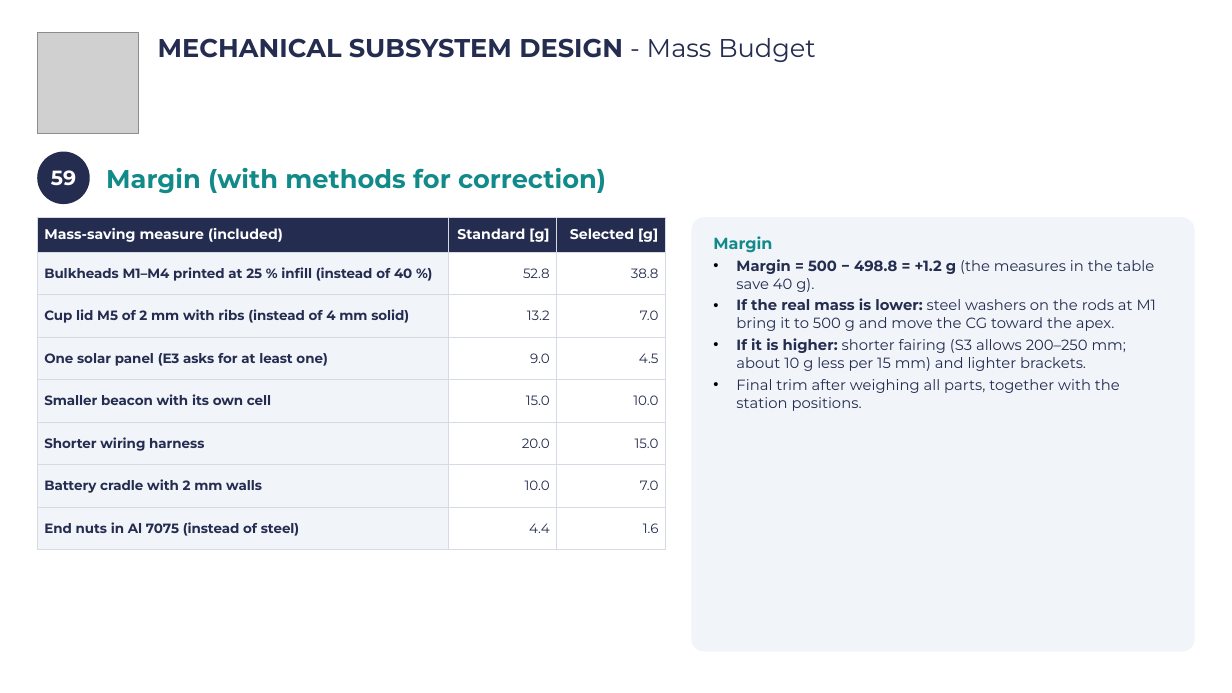
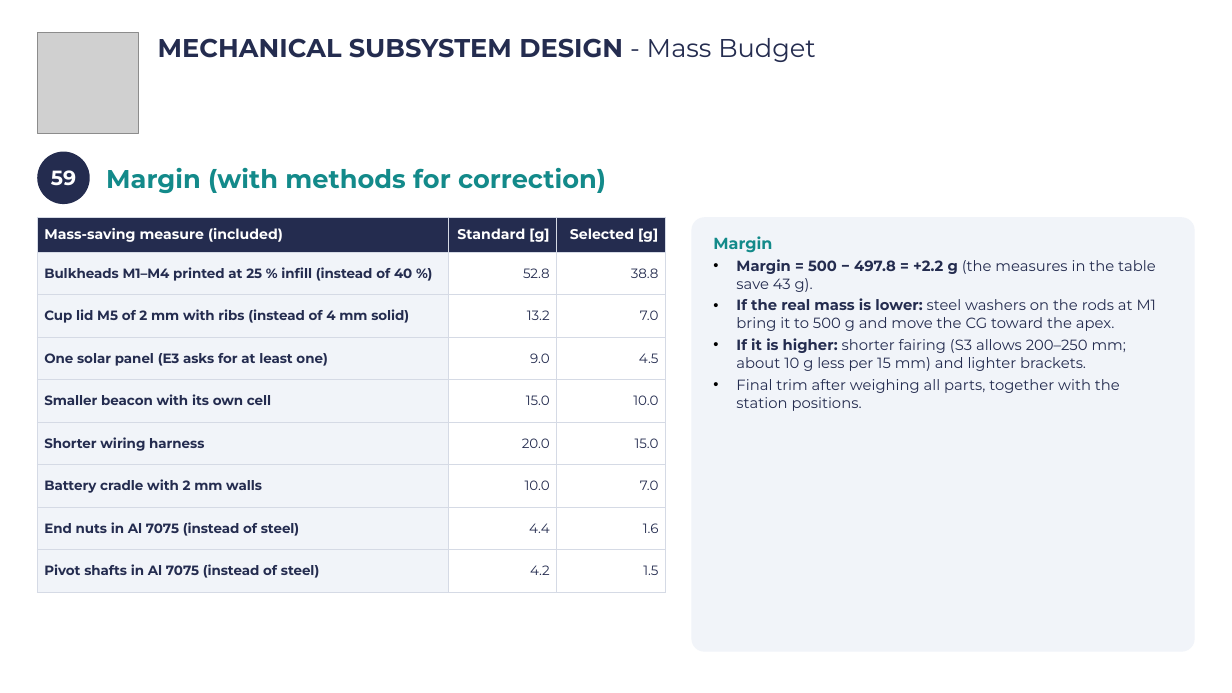
Before and after one commit to Caetano18/proyecto, a slide deck: slide 62 of cansat_pdr/laminas_plantilla/CanSat_PDR_Hermes_completo.pptx. Drawn at 1232x693 pixels with LibreOffice and Linux fonts; fonts in the diff are those of the drawing; grey boxes stand for pictures; background and template pictures are left out. Boxes give left, top, right and bottom in pixels: in the first picture for what was removed or moved away, otherwise in the second. Text is boxed around its words. In the diff, an @@ line names an element or a change of style, - is before the commit and + after.

```diff
--- a/cansat_pdr/laminas_plantilla/CanSat_PDR_Hermes_completo.pptx
+++ b/cansat_pdr/laminas_plantilla/CanSat_PDR_Hermes_completo.pptx
@@ table at (x1=37, y1=217, x2=666, y2=592) @@
+row 9: Pivot shafts in Al 7075 (instead of steel) | 4.2 | 1.5
@@ text in rounded rectangle at (x1=736, y1=259, x2=1156, y2=292): text changed @@
-• Margin = 500 − 498.8 = +1.2 g (the measures in the table save 40 g).
+• Margin = 500 − 497.8 = +2.2 g (the measures in the table save 43 g).
```
Also in this commit, not shown: 13 other slides changed, 34 other files.
